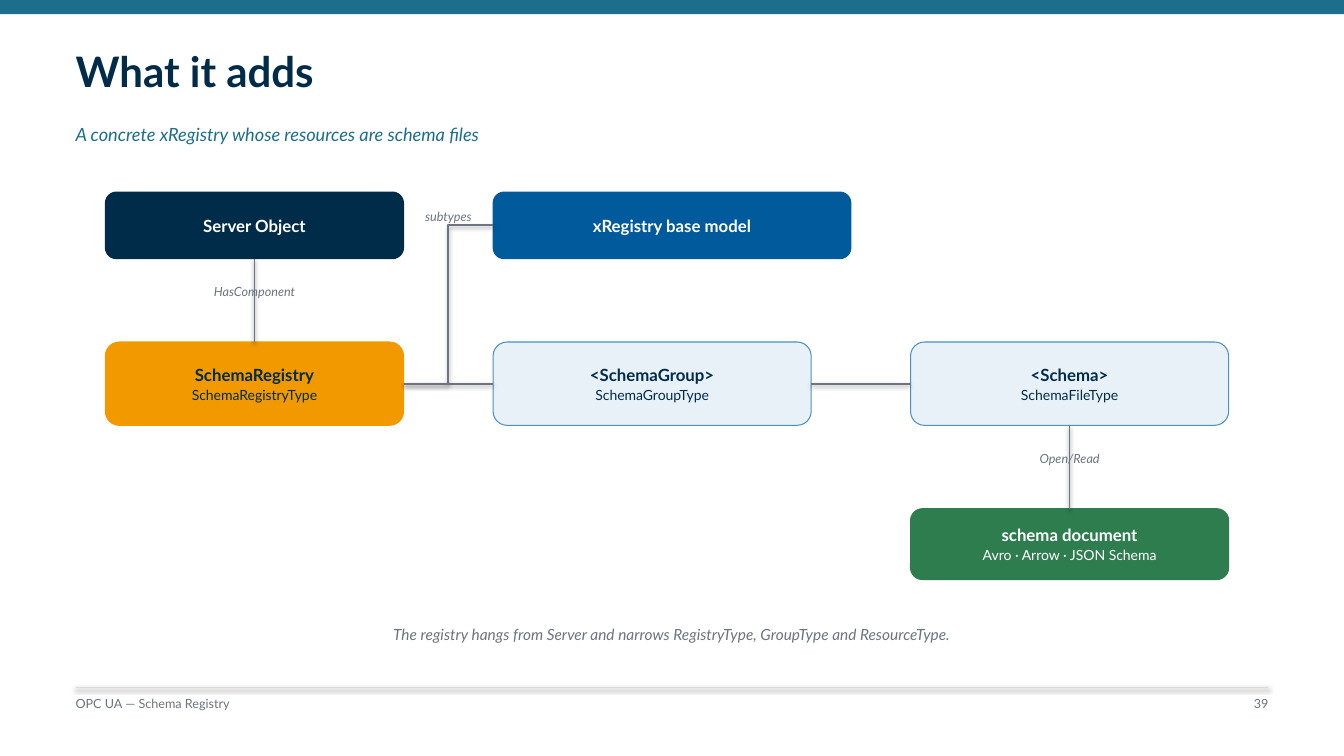
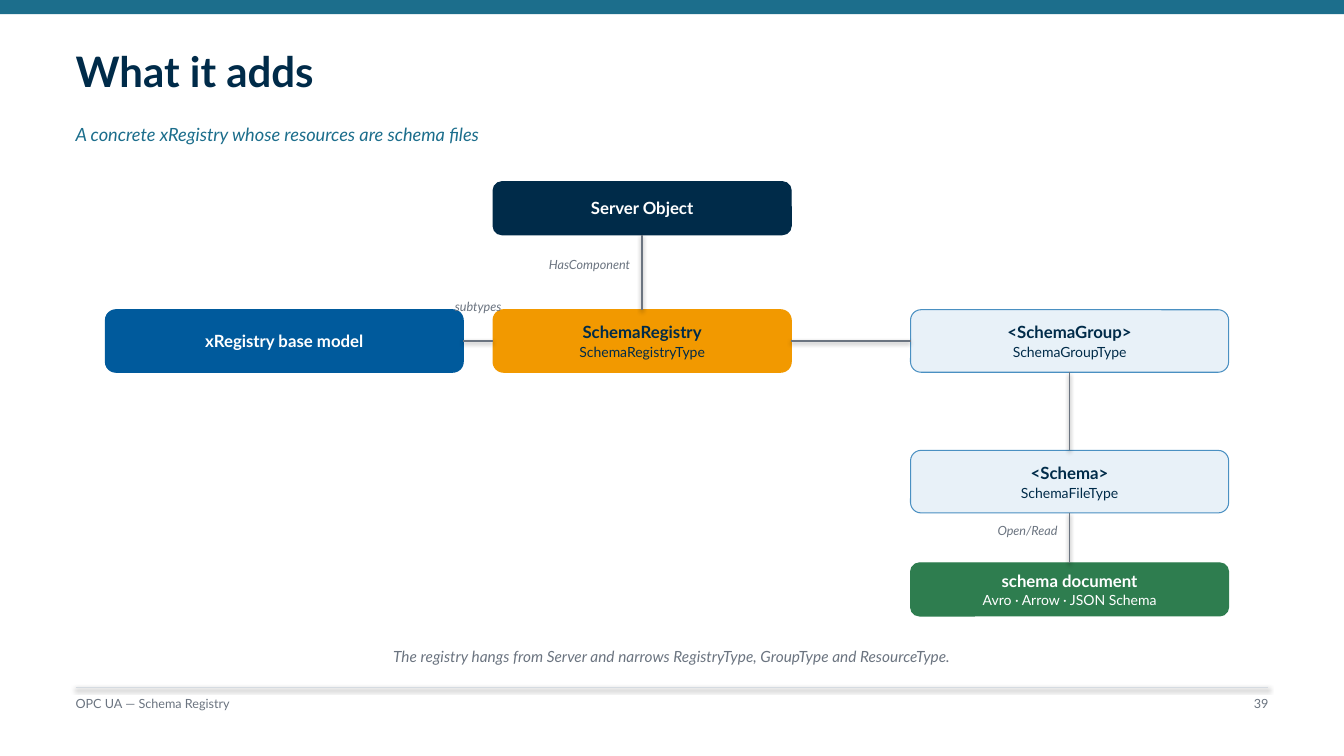
Before and after one commit to marcschier/opcua-drafts, a slide deck: slide 39 of decks/OPC-UA-Drafts-Overview.pptx. Drawn at 1344x756 pixels with LibreOffice and Linux fonts; fonts in the diff are those of the drawing. Boxes give left, top, right and bottom in pixels: in the first picture for what was removed or moved away, otherwise in the second. Text is boxed around its words. In the diff, an @@ line names an element or a change of style, - is before the commit and + after.

```diff
--- a/decks/OPC-UA-Drafts-Overview.pptx
+++ b/decks/OPC-UA-Drafts-Overview.pptx
@@ rounded rectangle "Server Object": place and size @@
-rounded rectangle "Server Object" at bbox=[106, 193, 404, 259]
+rounded rectangle "Server Object" at bbox=[493, 181, 791, 235]
@@ line moved from (254, 259) - (254, 342) to (642, 235) - (642, 310) @@
@@ text "HasComponent" at bbox=[549, 260, 630, 271]: alignment centre to right @@
@@ text "HasComponent": place and size @@
-text "HasComponent" at bbox=[214, 285, 295, 299]
+text "HasComponent" at bbox=[549, 260, 630, 271]
@@ text "subtypes": place and size @@
-text "subtypes" at bbox=[425, 212, 472, 223]
+text "subtypes" at bbox=[455, 301, 502, 314]
@@ rounded rectangle "xRegistry base model": place and size @@
-rounded rectangle "xRegistry base model" at bbox=[493, 193, 851, 259]
+rounded rectangle "xRegistry base model" at bbox=[106, 310, 464, 372]
@@ rounded rectangle "SchemaRegistry": place and size @@
-rounded rectangle "SchemaRegistry" at bbox=[106, 342, 404, 425]
+rounded rectangle "SchemaRegistry" at bbox=[493, 310, 791, 372]
@@ rounded rectangle "<SchemaGroup>": place and size @@
-rounded rectangle "<SchemaGroup>" at bbox=[493, 342, 812, 425]
+rounded rectangle "<SchemaGroup>" at bbox=[910, 310, 1229, 372]
@@ elbow line moved from (493, 226) - (403, 384) to (464, 341) - (493, 341) @@
@@ elbow line (464, 341) - (493, 341): elbow line to line @@
@@ line moved from (403, 384) - (493, 384) to (791, 341) - (910, 341) @@
@@ line moved from (812, 384) - (910, 384) to (1070, 372) - (1070, 451) @@
@@ rounded rectangle "<Schema>": place and size @@
-rounded rectangle "<Schema>" at bbox=[910, 342, 1229, 425]
+rounded rectangle "<Schema>" at bbox=[910, 451, 1229, 513]
@@ text "Open/Read": place and size @@
-text "Open/Read" at bbox=[1040, 452, 1100, 466]
+text "Open/Read" at bbox=[998, 526, 1058, 537]
@@ text "Open/Read" at bbox=[998, 526, 1058, 537]: alignment centre to right @@
@@ line moved from (1070, 425) - (1070, 509) to (1070, 513) - (1070, 563) @@
@@ rounded rectangle "schema document": place and size @@
-rounded rectangle "schema document" at bbox=[910, 509, 1229, 580]
+rounded rectangle "schema document" at bbox=[910, 563, 1229, 616]
@@ text "The registry hangs from Server ...": place and size @@
-text "The registry hangs from Server ..." at bbox=[393, 628, 950, 643]
+text "The registry hangs from Server ..." at bbox=[393, 650, 950, 665]
```
Also in this commit, not shown: 8 other slides changed, 9 other files.
